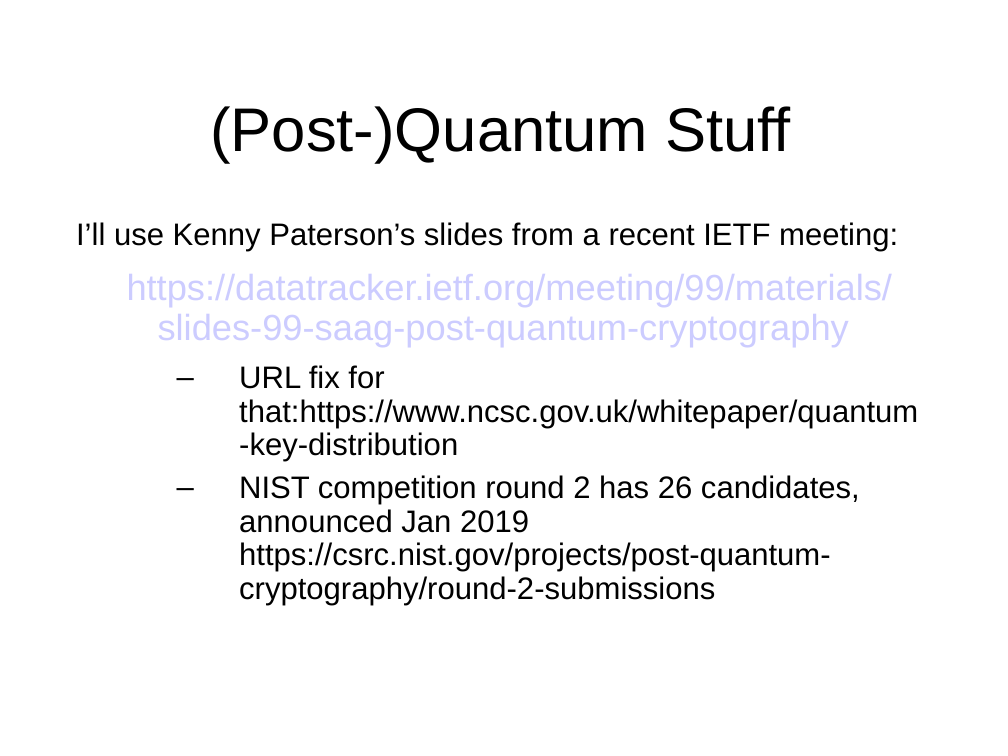
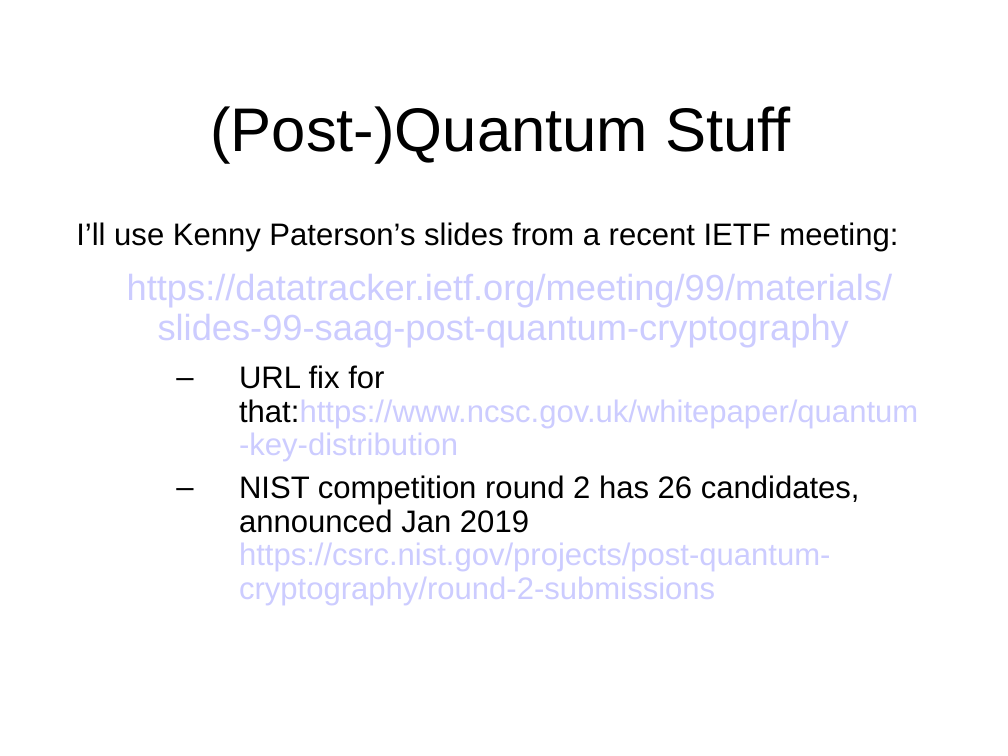
Before and after one commit to sftcd/cs7053, a slide deck: slide 158 of 2016lectures/03-crypto.ppt (slide 155 before the commit). Drawn at 1008x756 pixels with LibreOffice and Linux fonts; fonts in the diff are those of the drawing. Boxes give left, top, right and bottom in pixels: in the first picture for what was removed or moved away, otherwise in the second. Text is boxed around its words. In the diff, an @@ line names an element or a change of style, - is before the commit and + after.

```diff
--- a/2016lectures/03-crypto.ppt
+++ b/2016lectures/03-crypto.ppt
@@ text at box(239, 365, 918, 605): text colour #000000 to #CCCCFF in "that:https://www.ncsc.gov.uk/whitepaper/quantum-key-distribu ...", "https://csrc.nist.gov/projects/post-quantum-cryptography/rou ..." @@
```
Also in this commit, not shown: 81 other slides changed, 3 slides added, 1 other file.
